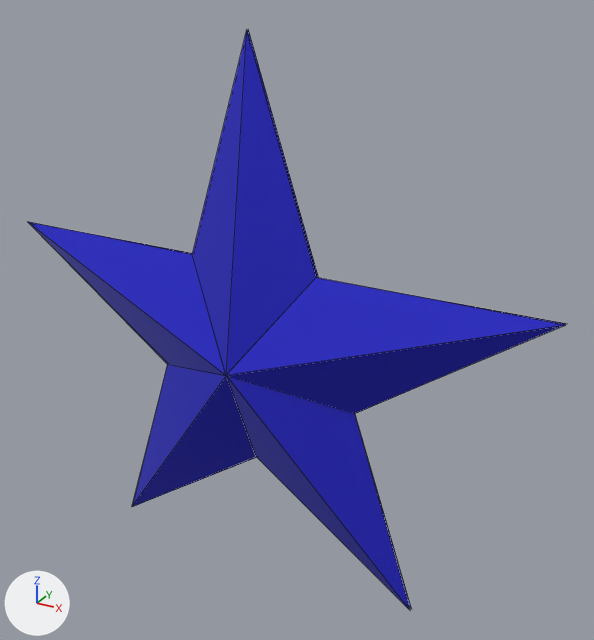
Renders of the glTF model public/models/star.glb from each side of a commit.
One viewpoint serves both versions: a 50 mm lens placed at (2.17, -3.76, 2.0), pointed at (0.2, -0.16, 0.2). Arrows for +X, +Y and +Z are at lower left; the lights stay in place. Mesh edges are drawn as thin lines. Where no turn or scale is listed for an object, it has been applied to the vertices.
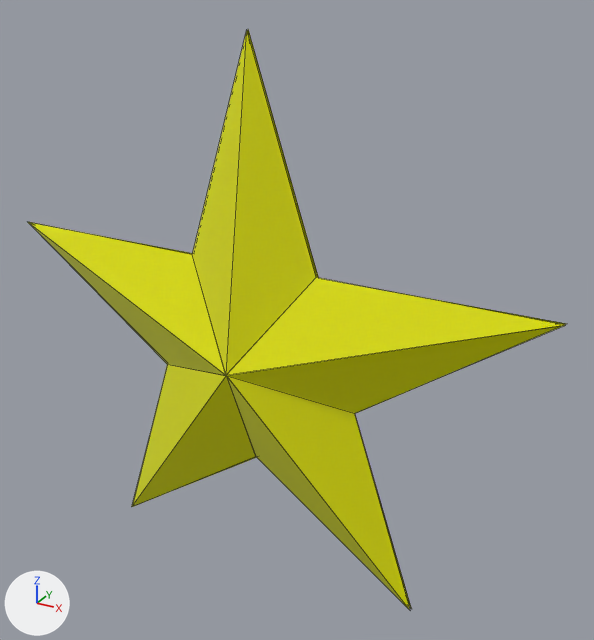
Where the change shows, as pixel boxes [x1, y1, x2, y2] in the pictures (594 x 640 px):
'Object_6', recoloured, surface changed (blue to yellow): [28, 30, 565, 610] in both
'Object_4', recoloured, surface changed (blue to yellow): [30, 29, 566, 609] in both

The edits, one by one:
In material 'star' (mat_star), metallic goes from 0.5 to 0.0.
Material 'star' (mat_star) changes colour from blue #3535e7 to yellow #e4e700; in linear values from (0.0356, 0.036, 0.8) to (0.774, 0.801, 0.0).
